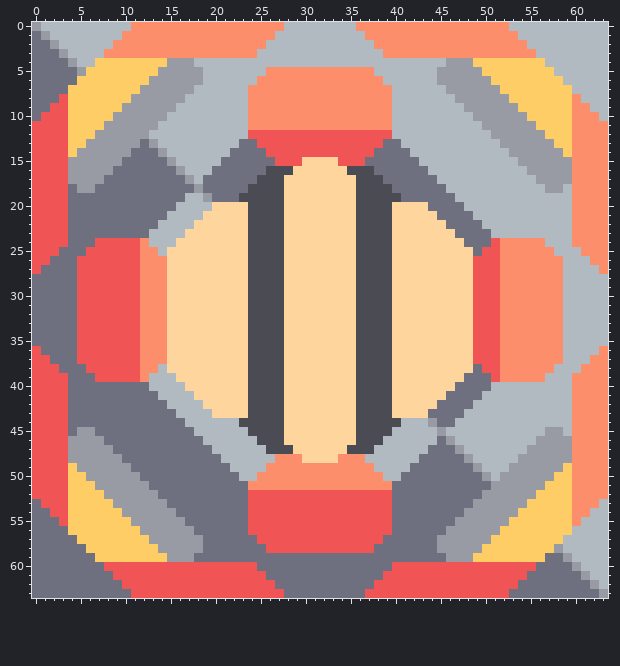
Pixel-art sprite -- sprites/blocks/crafter/phase-misturator.png. That is the earlier state.
The file is 64x64 pixels.
New version:
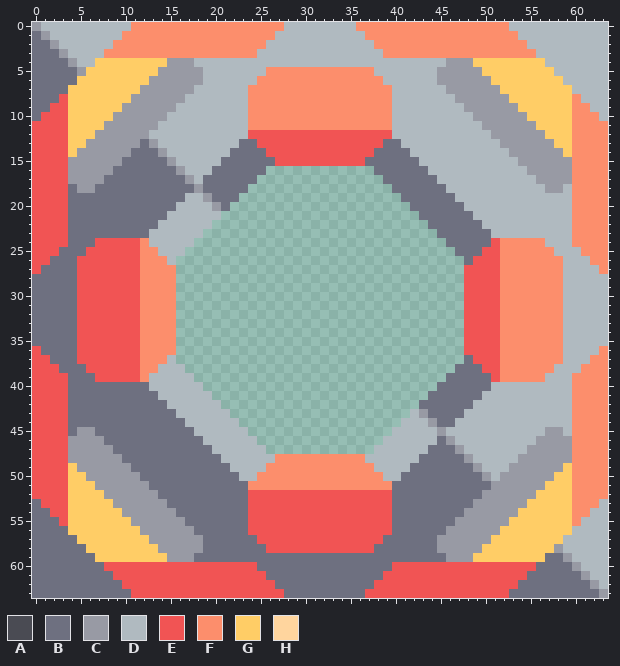
Palette (. is transparent): A #4a4b53  B #6e7080  C #989aa4  D #b0bac0  E #f15454  F #fc8e6c  G #ffcd66  H #ffd59e
The exact change:
The edit turns colour H into colour B in row 20 at x 21 and 42 to 43; in row 21 at x 43 to 44; in row 22 at x 44 to 45; in row 23 at x 45 to 46; in row 24 at x 46 to 47; in row 25 at x 47 to 48.
The edit turns colour H into colour B in row 26 at x 48; in row 37 at x 48; in row 38 at x 47 to 48; in row 39 at x 46 to 47; in row 40 at x 45 to 46; in row 41 at x 44 to 45.
The edit turns colour H into colour B in row 42 at x 43 to 44.
The edit turns colour H into colour C in row 20 at x 20; in row 43 at x 43.
The edit turns colour H into colour D in row 21 at x 19 to 20; in row 22 at x 18 to 19; in row 23 at x 17 to 18; in row 24 at x 16 to 17; in row 25 at x 15 to 16; in row 26 at x 15.
The edit turns colour H into colour D in row 37 at x 15; in row 38 at x 15 to 16; in row 39 at x 16 to 17; in row 40 at x 17 to 18; in row 41 at x 18 to 19; in row 42 at x 19 to 20.
The edit turns colour H into colour D in row 43 at x 20 to 21 and 42.
The edit turns colour H into colour E in row 15 at x 30 to 33; in rows 27 to 36 at x 48.
The edit turns colour H into colour F in rows 27 to 36 at x 15; in row 48 at x 30 to 33.
Colour A is removed in row 16 at x 26 to 28 and 35 to 37; in row 17 at x 25 to 27 and 36 to 38; in row 18 at x 24 to 27 and 36 to 39; in row 19 at x 23 to 27 and 36 to 40; in rows 20 to 43 at x 24 to 27 and 36 to 39; in row 44 at x 23 to 27 and 36 to 40.
Colour A is removed in row 45 at x 24 to 27 and 36 to 39; in row 46 at x 25 to 27 and 36 to 38; in row 47 at x 26 to 28 and 35 to 37.
Colour H is removed in row 16 at x 29 to 34; in rows 17 to 19 at x 28 to 35; in row 20 at x 22 to 23, 28 to 35 and 40 to 41; in row 21 at x 21 to 23, 28 to 35 and 40 to 42; in row 22 at x 20 to 23, 28 to 35 and 40 to 43; in row 23 at x 19 to 23, 28 to 35 and 40 to 44.
Colour H is removed in row 24 at x 18 to 23, 28 to 35 and 40 to 45; in row 25 at x 17 to 23, 28 to 35 and 40 to 46; in rows 26 to 37 at x 16 to 23, 28 to 35 and 40 to 47; in row 38 at x 17 to 23, 28 to 35 and 40 to 46; in row 39 at x 18 to 23, 28 to 35 and 40 to 45; in row 40 at x 19 to 23, 28 to 35 and 40 to 44.
Colour H is removed in row 41 at x 20 to 23, 28 to 35 and 40 to 43; in row 42 at x 21 to 23, 28 to 35 and 40 to 42; in row 43 at x 22 to 23, 28 to 35 and 40 to 41; in rows 44 to 46 at x 28 to 35; in row 47 at x 29 to 34.
Pixel boxes of the changes (left, top, right, bottom) in both pictures:
changed: (167, 157, 473, 463)
